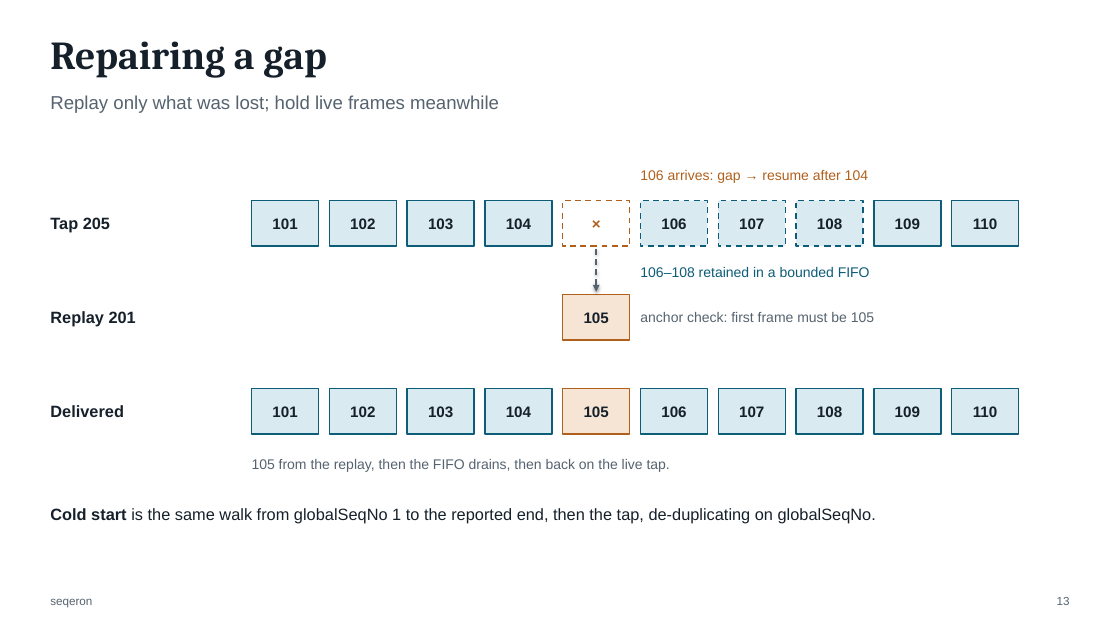
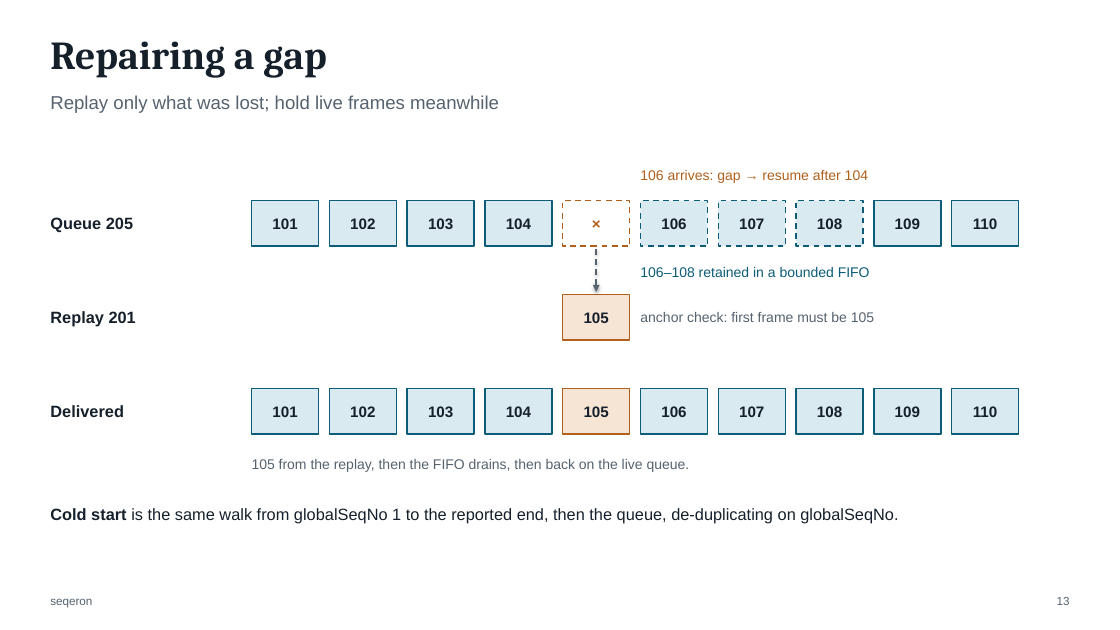
Before and after one commit to FredrikJDahlberg/seqeron, a slide deck: slide 13 of doc/presentation/seqeron-architecture.pptx. Drawn at 1120x630 pixels with LibreOffice and Linux fonts; fonts in the diff are those of the drawing. Boxes give left, top, right and bottom in pixels: in the first picture for what was removed or moved away, otherwise in the second. Text is boxed around its words. In the diff, an @@ line names an element or a change of style, - is before the commit and + after.

Commit message:
Rename the tap to the queue in the architecture deck
The deck follows the code: the queue, QueuePublisher, QueueRelay and
QUEUE_STALLED, with the glossary row moved to stay alphabetical. The log
drawn as a tape keeps its name. Where the deck used "queue" for replay
requests waiting on a slot, it now says they wait or are pending, as the
code does, and the three "Queue · aeron:ipc 205" labels are widened to stay
on one line.

```diff
--- a/doc/presentation/seqeron-architecture.pptx
+++ b/doc/presentation/seqeron-architecture.pptx
@@ text at (50, 217, 133, 233): text changed @@
-Tap 205
+Queue 205
@@ text at (252, 459, 690, 472): text changed @@
-105 from the replay, then the FIFO drains, then back on the live tap.
+105 from the replay, then the FIFO drains, then back on the live queue.
@@ text at (50, 508, 898, 524): text changed @@
-Cold start is the same walk from globalSeqNo 1 to the reported end, then the tap, de-duplicating on globalSeqNo.
+Cold start is the same walk from globalSeqNo 1 to the reported end, then the queue, de-duplicating on globalSeqNo.
```
Also in this commit, not shown: 31 other slides changed, 1 other file.
